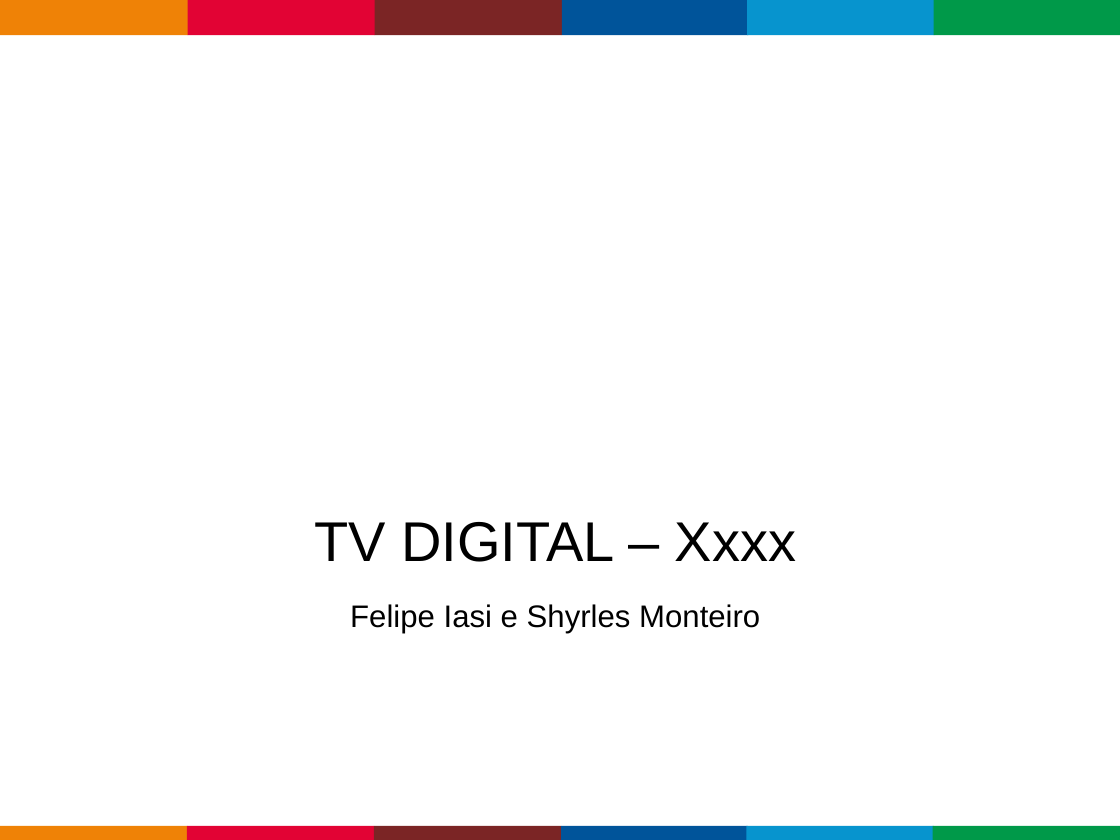
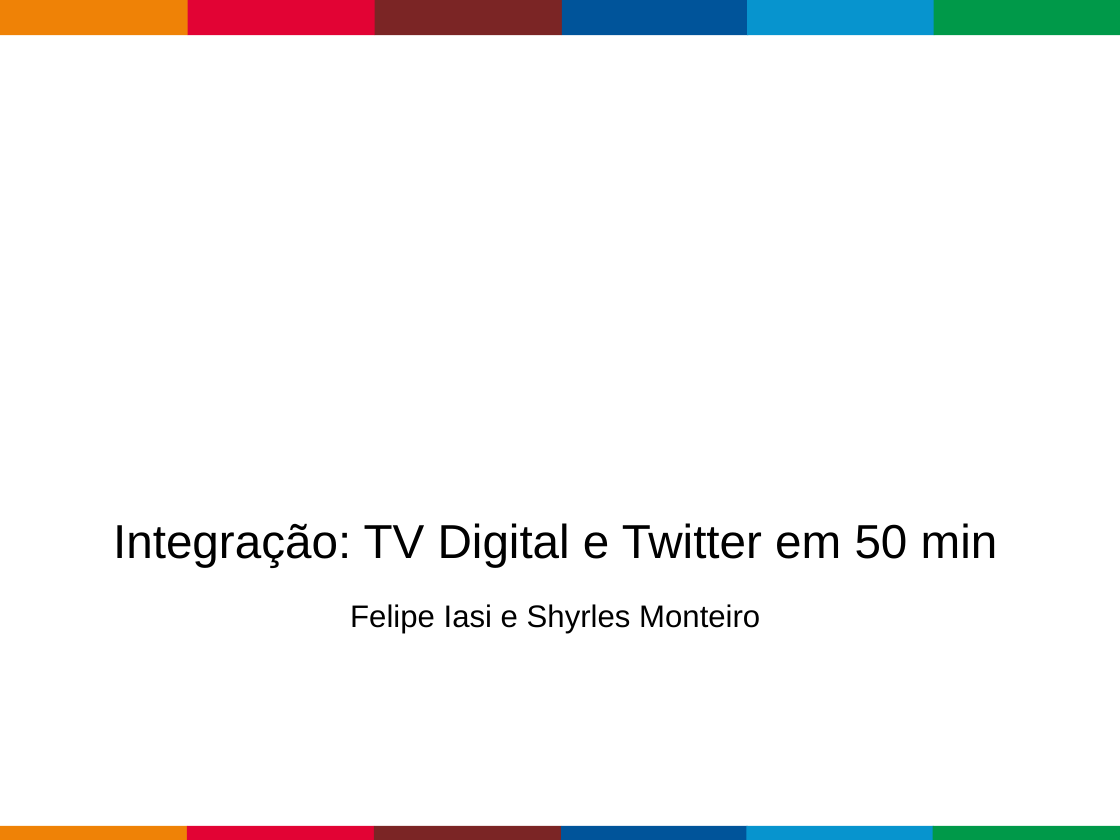
Before and after one commit to ficosta/TDC-2014-TvDigital-Twitter, a slide deck: slide 2 of Twitter e TV DIGITAL.pptx (slide 1 before the commit). Drawn at 1120x840 pixels with LibreOffice and Linux fonts; fonts in the diff are those of the drawing; background and template pictures are left out. Boxes give left, top, right and bottom in pixels: in the first picture for what was removed or moved away, otherwise in the second. Text is boxed around its words. In the diff, an @@ line names an element or a change of style, - is before the commit and + after.

```diff
--- a/Twitter e TV DIGITAL.pptx
+++ b/Twitter e TV DIGITAL.pptx
@@ title at [113, 523, 998, 567]: text changed; size 36 to 30.6 pt @@
-TV DIGITAL – Xxxx
+Integração: TV Digital e Twitter em 50 min
```
Also in this commit, not shown: 5 other slides changed, 7 slides added, 1 slide removed, 3 other files.
